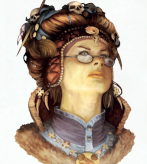
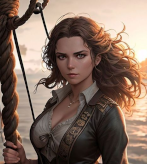
Two versions of the same layered image (147x164). Layer-by-layer changes:
hid "Calque copié" over [0, 0, 147, 164]
added layer "Calque copié #1" above "e3300338299b82709cedb0337ba75869.jpg" over [0, 0, 147, 164]
added layer "e3300338299b82709cedb0337ba75869.jpg" above "64d36683051342b6b497606399f9a49a.jpg" over [0, 0, 147, 164]
